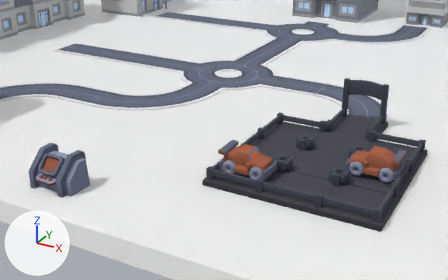
The glTF model Digital-Twin/public/models/main.gltf, before and after one commit.
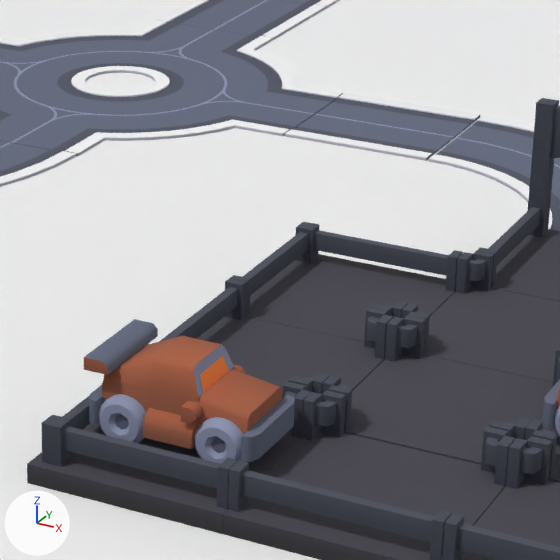
There are two pictures of each version: one from a 50 mm camera at (39.3, -79.3, 25.2) aimed at (12.7, -30.9, 1.0), one close up on the part from 43% to 78% of the width and 18% to 74% of the height. Arrows for +X, +Y and +Z are at lower left; the lights stay in place. Where no turn or scale is listed for an object, it has been applied to the vertices.

Before the edit, the objects in view are built like this:
```python
me_mesh_14 = bpy.data.meshes.new('Mesh_14')
me_mesh_14.from_pydata(...)  # 78 vertices, 102 faces; spans x -2.5..2.5, y -2.5..2.5, z 0.0..1.5
me_mesh_14.materials.append(mat_colormap3)  # picture img_colormap_albedo003_png
me_mesh_37 = bpy.data.meshes.new('Mesh_37')
me_mesh_37.from_pydata(...)  # 24 vertices, 44 faces; spans x -0.5..0.5, y -0.5..0.5, z 0.0..0.02
me_mesh_37.materials.append(mat_colormap9)  # picture img_colormap_albedo009_png
me_mesh_7 = bpy.data.meshes.new('Mesh_7')
me_mesh_7.from_pydata(...)  # 78 vertices, 102 faces; spans x -2.5..2.5, y -2.5..2.5, z 0.0..1.5
me_mesh_7.materials.append(mat_colormap3)  # picture img_colormap_albedo003_png
ob_path_corner2 = bpy.data.objects.new('path-corner2', me_mesh_7)
ob_path_corner2.location = (18.1, -37.48, 1.0)
ob_path_corner6 = bpy.data.objects.new('path-corner6', me_mesh_14)
ob_path_corner6.location = (18.1, -27.38, 1.0)
ob_road_straight6 = bpy.data.objects.new('road-straight6', me_mesh_37)
ob_road_straight6.parent = ob_road_straight42
ob_road_straight6.location = (0.0, 0.0, 0.0)
# also in view: 'wheel-br' at (17.2, -38.1, 2.2); 'road-curve6' at (0.5, -24.7, 1.0); 'path-exit' at (23.1, -22.3, 3.3); 'path-split5' at (23.1, -37.5, 1.8); 'road-roundabout' at (3.0, -12.2, 1.0)
```
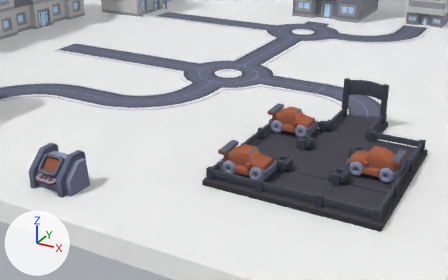
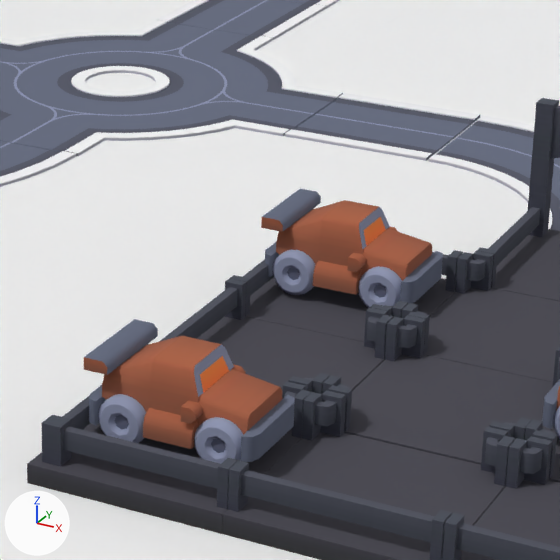
Edits to the bpy script that builds the scene:
```text
Add me_mesh_26_1:
    me_mesh_26_1.from_pydata(...)  # 154 vertices, 220 faces; spans x -0.625..0.625, y -0.313..0.313, z -0.625..0.625
    me_mesh_26_1.materials.append(mat_colormap6)  # picture img_colormap_albedo006_png
Add me_mesh_24_1:
    me_mesh_24_1.from_pydata(...)  # 154 vertices, 220 faces; spans x -0.625..0.625, y -0.313..0.313, z -0.625..0.625
    me_mesh_24_1.materials.append(mat_colormap6)  # picture img_colormap_albedo006_png
Add me_mesh_22_1:
    me_mesh_22_1.from_pydata(...)  # 110 vertices, 196 faces; spans x -2.19..2.19, y -1.31..1.31, z 0.44..2.25
    me_mesh_22_1.materials.append(mat_colormap6)  # picture img_colormap_albedo006_png
Add ob_wheel_br3:
    ob_wheel_br3 = bpy.data.objects.new('wheel-br3', me_mesh_26_1)
    ob_wheel_br3.location = (16.94, -27.97, 2.22)
Add ob_wheel_fr3:
    ob_wheel_fr3 = bpy.data.objects.new('wheel-fr3', me_mesh_24_1)
    ob_wheel_fr3.location = (19.44, -27.97, 2.22)
Add ob_vehicle_racer5:
    ob_vehicle_racer5 = bpy.data.objects.new('vehicle-racer5', me_mesh_22_1)
    ob_vehicle_racer5.location = (18.19, -27.03, 1.6)
```

Boxes (x1, y1, x2, y2) around the edits, measured in the close-ups (560 x 560 px):
'vehicle-racer5', added (brown): after (261, 189, 443, 304)
'wheel-br3', added (blue): after (273, 249, 315, 295)
'wheel-fr3', added (blue): after (358, 266, 402, 308)
